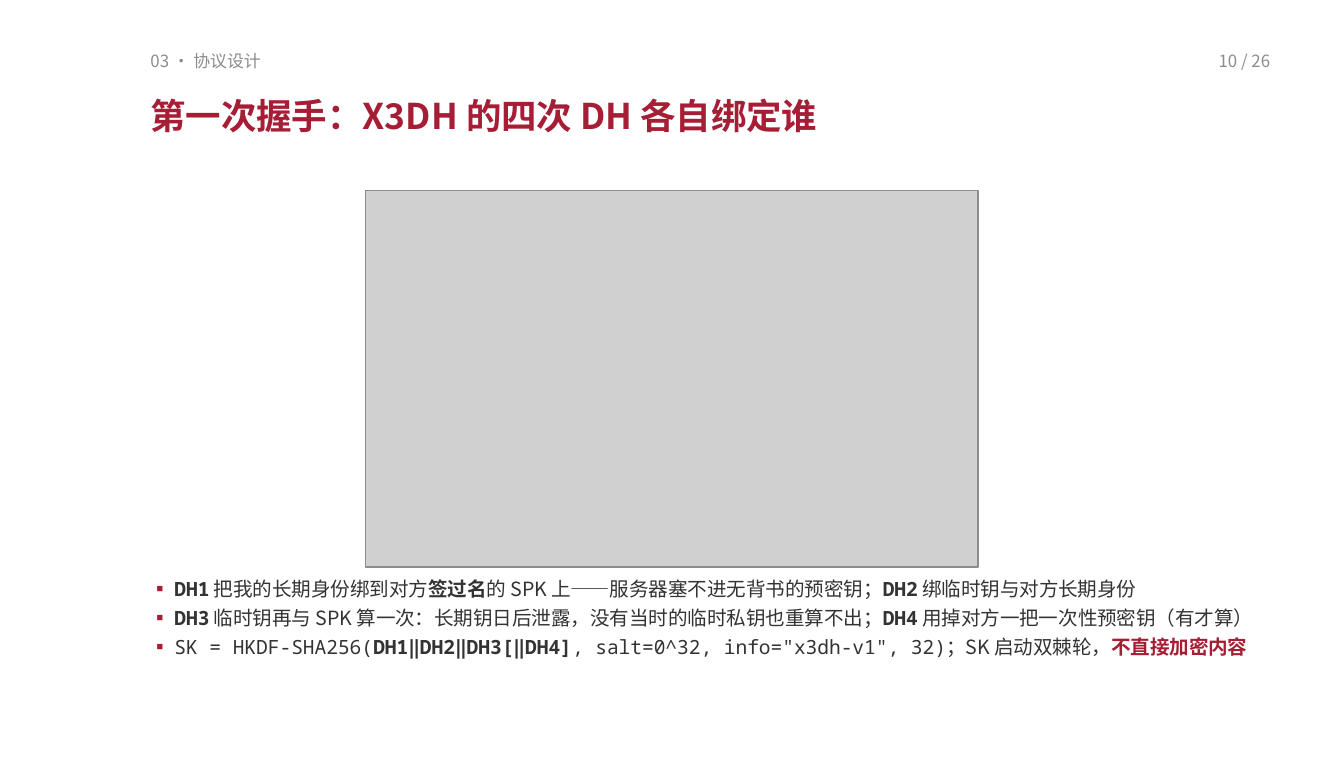
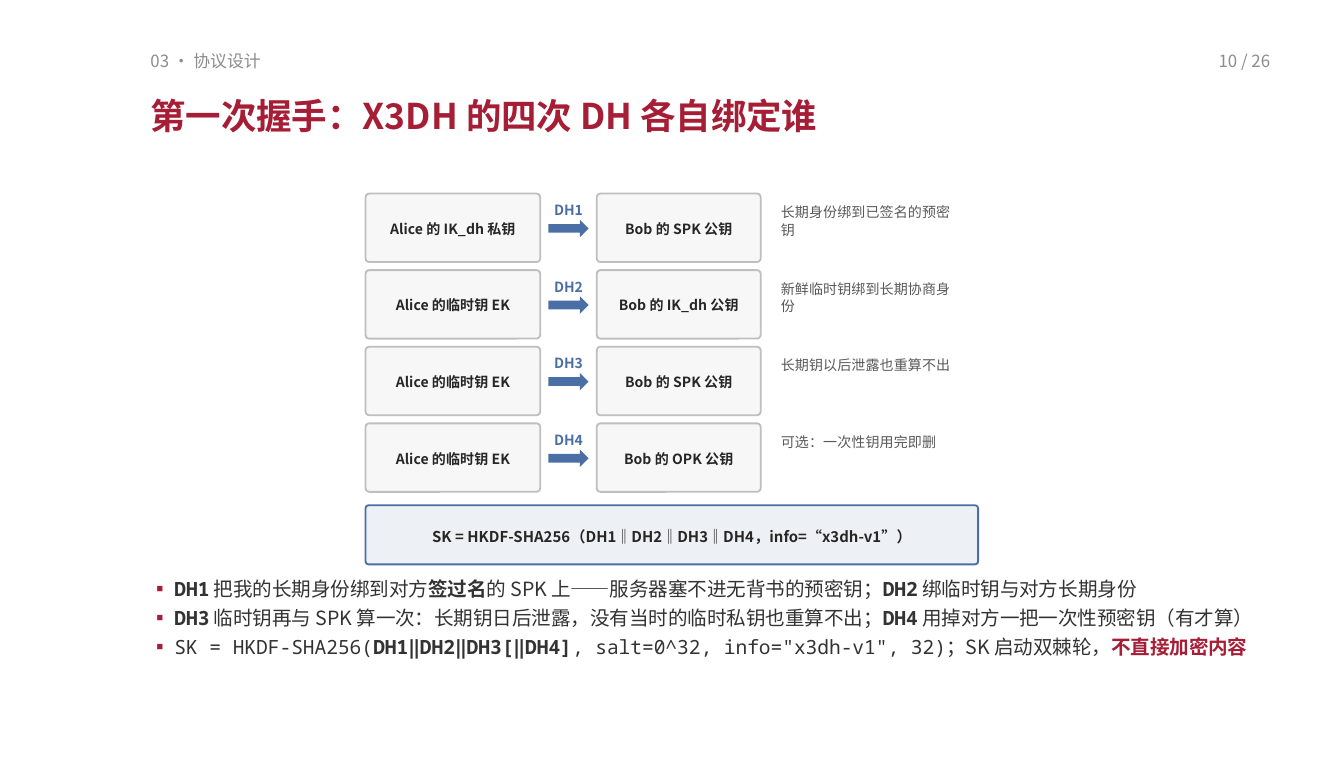
Before and after one commit to TomHaoZi/ECNUchat, a slide deck: slide 10 of 中期汇报/ECNUchat-中期汇报.pptx. Drawn at 1344x762 pixels with LibreOffice and Linux fonts; fonts in the diff are those of the drawing; grey boxes stand for pictures. Boxes give left, top, right and bottom in pixels: in the first picture for what was removed or moved away, otherwise in the second. Text is boxed around its words. In the diff, an @@ line names an element or a change of style, - is before the commit and + after.

```diff
--- a/中期汇报/ECNUchat-中期汇报.pptx
+++ b/中期汇报/ECNUchat-中期汇报.pptx
@@ picture removed at (366,191,978,567) @@
@@ rounded rectangle added at (366,194,540,262), fill #F7F7F7, outline #BFBFBF 1 pt, 7.5 pt, text #262626, bold @@
+Alice 的 IK_dh 私钥
@@ text added at (554,204,583,215), 7.5 pt, text #4A6FA5, bold @@
+DH1
@@ rounded rectangle added at (597,194,761,262), fill #F7F7F7, outline #BFBFBF 1 pt, 7.5 pt, text #262626, bold @@
+Bob 的 SPK 公钥
@@ text added at (781,205,950,236), 7.5 pt, text #595959 @@
+长期身份绑到已签名的预密钥
@@ right arrow added at (548,219,589,237), fill #4A6FA5 @@
@@ rounded rectangle added at (366,270,540,339), fill #F7F7F7, outline #BFBFBF 1 pt, 7.5 pt, text #262626, bold @@
+Alice 的临时钥 EK
@@ right arrow added at (548,297,589,314), fill #4A6FA5 @@
@@ text added at (554,281,583,292), 7.5 pt, text #4A6FA5, bold @@
+DH2
@@ rounded rectangle added at (597,270,761,339), fill #F7F7F7, outline #BFBFBF 1 pt, 7.5 pt, text #262626, bold @@
+Bob 的 IK_dh 公钥
@@ text added at (781,282,950,312), 7.5 pt, text #595959 @@
+新鲜临时钥绑到长期协商身份
@@ rounded rectangle added at (366,347,540,415), fill #F7F7F7, outline #BFBFBF 1 pt, 7.5 pt, text #262626, bold @@
+Alice 的临时钥 EK
@@ text added at (554,357,583,368), 7.5 pt, text #4A6FA5, bold @@
+DH3
@@ rounded rectangle added at (597,347,761,415), fill #F7F7F7, outline #BFBFBF 1 pt, 7.5 pt, text #262626, bold @@
+Bob 的 SPK 公钥
@@ text added at (781,358,950,371), 7.5 pt, text #595959 @@
+长期钥以后泄露也重算不出
@@ right arrow added at (548,372,589,390), fill #4A6FA5 @@
@@ rounded rectangle added at (366,423,540,492), fill #F7F7F7, outline #BFBFBF 1 pt, 7.5 pt, text #262626, bold @@
+Alice 的临时钥 EK
@@ text added at (554,434,583,445), 7.5 pt, text #4A6FA5, bold @@
+DH4
@@ rounded rectangle added at (597,423,761,492), fill #F7F7F7, outline #BFBFBF 1 pt, 7.5 pt, text #262626, bold @@
+Bob 的 OPK 公钥
@@ text added at (781,435,936,448), 7.5 pt, text #595959 @@
+可选：一次性钥用完即删
@@ right arrow added at (548,450,589,468), fill #4A6FA5 @@
@@ rounded rectangle added at (366,505,978,564), fill #EDF0F4, outline #4A6FA5 1 pt, 8 pt, text #262626, bold @@
+SK = HKDF-SHA256（DH1‖DH2‖DH3‖DH4，info=“x3dh-v1”）
```
Also in this commit, not shown: 4 other slides changed, 6 slides added, 6 slides removed, 3 other files.
